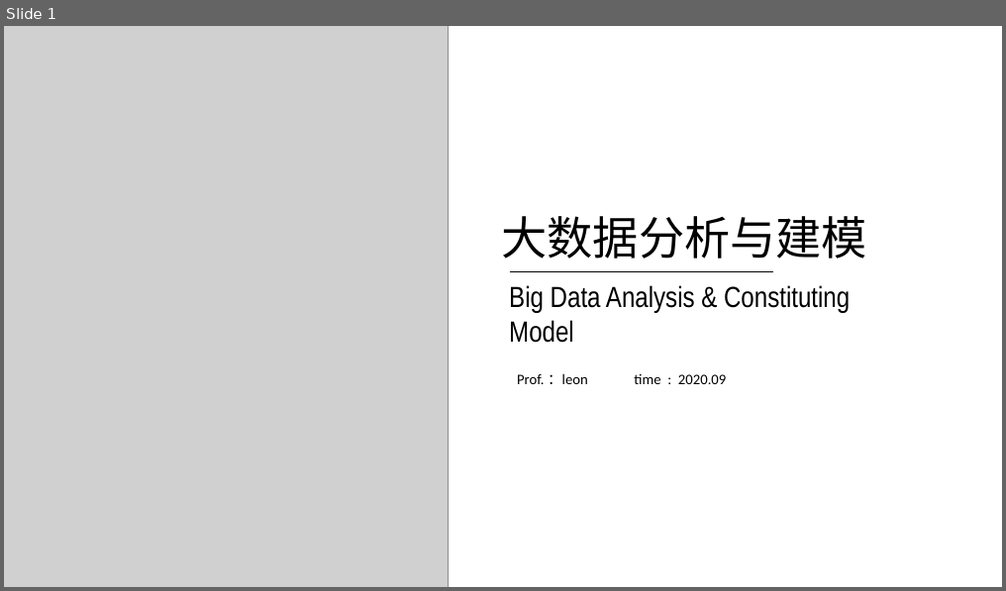
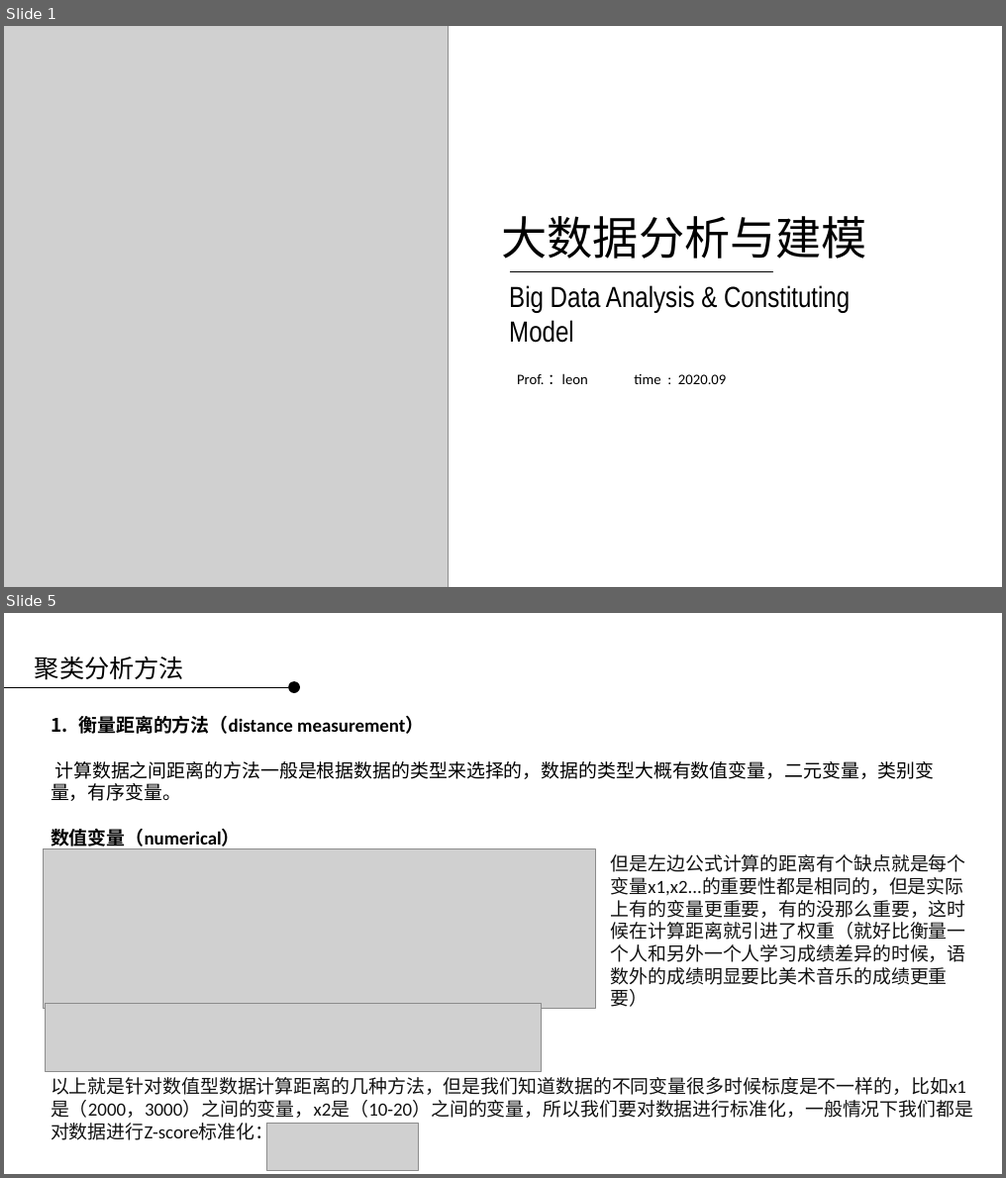
Before and after one commit to applepip/Big_Data, a slide deck: 产品大数据分析与建模/大数据分析与建模 - 聚类模型 第三讲.pptx. Shown one above the other, each under a label of ours: slide 1 before the commit, slides 1 and 5 after it; the slides between them are not shown. The pictures are 1006x591 and 1006x1178 pixels, drawn with LibreOffice and Linux fonts; fonts in the diff are those of the drawing; grey boxes stand for pictures; background and template pictures are left out. Boxes give left, top, right and bottom in pixels: in the first picture for what was removed or moved away, otherwise in the second. Text is boxed around its words. In the diff, an @@ line names an element or a change of style, - is before the commit and + after.

```diff
--- a/产品大数据分析与建模/大数据分析与建模 - 聚类模型 第三讲.pptx
+++ b/产品大数据分析与建模/大数据分析与建模 - 聚类模型 第三讲.pptx
@@ slide 5 added at (4,613,1002,1174), background picture (left out) @@
@@ text added at (35,656,184,680), 24 pt, text #000000 @@
+聚类分析方法
@@ line added from (4, 687) to (288, 687), #000000 0.75 pt @@
@@ ellipse added at (288,682,300,694), fill #000000 @@
@@ text added at (51,716,934,850), 18 pt, text #000000 @@
+1. 衡量距离的方法（distance measurement）
+计算数据之间距离的方法一般是根据数据的类型来选择的，数据的类型大概有数值变量，二元变量，类别变量，有序变量。
+数值变量（numerical）
@@ picture added at (43,849,595,1009) @@
@@ text added at (611,855,966,1007), 18 pt, text #121212 @@
+但是左边公式计算的距离有个缺点就是每个变量x1,x2...的重要性都是相同的，但是实际上有的变量更重要，有的没那么重要，这时候在计算距离就引进了权重（就好比衡量一个人和另外一个人学习成绩差异的时候，语数外的成绩明显要比美术音乐的成绩更重要）
@@ picture added at (45,1004,541,1072) @@
@@ text added at (51,1077,973,1144), 18 pt, text #121212 @@
+以上就是针对数值型数据计算距离的几种方法，但是我们知道数据的不同变量很多时候标度是不一样的，比如x1是（2000，3000）之间的变量，x2是（10-20）之间的变量，所以我们要对数据进行标准化，一般情况下我们都是对数据进行Z-score标准化：
@@ picture added at (267,1124,419,1170) @@
```
Also in this commit, not shown: 4 slides changed, 32 other slides added, 23 slides removed.
